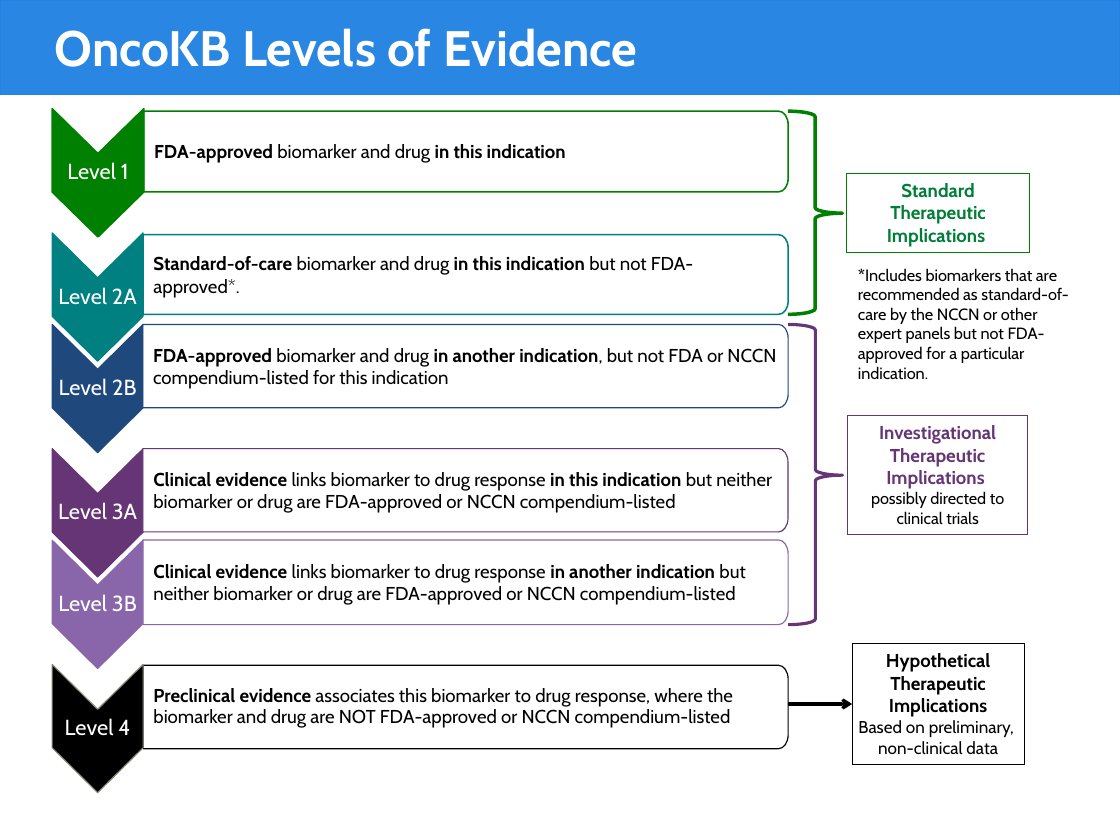
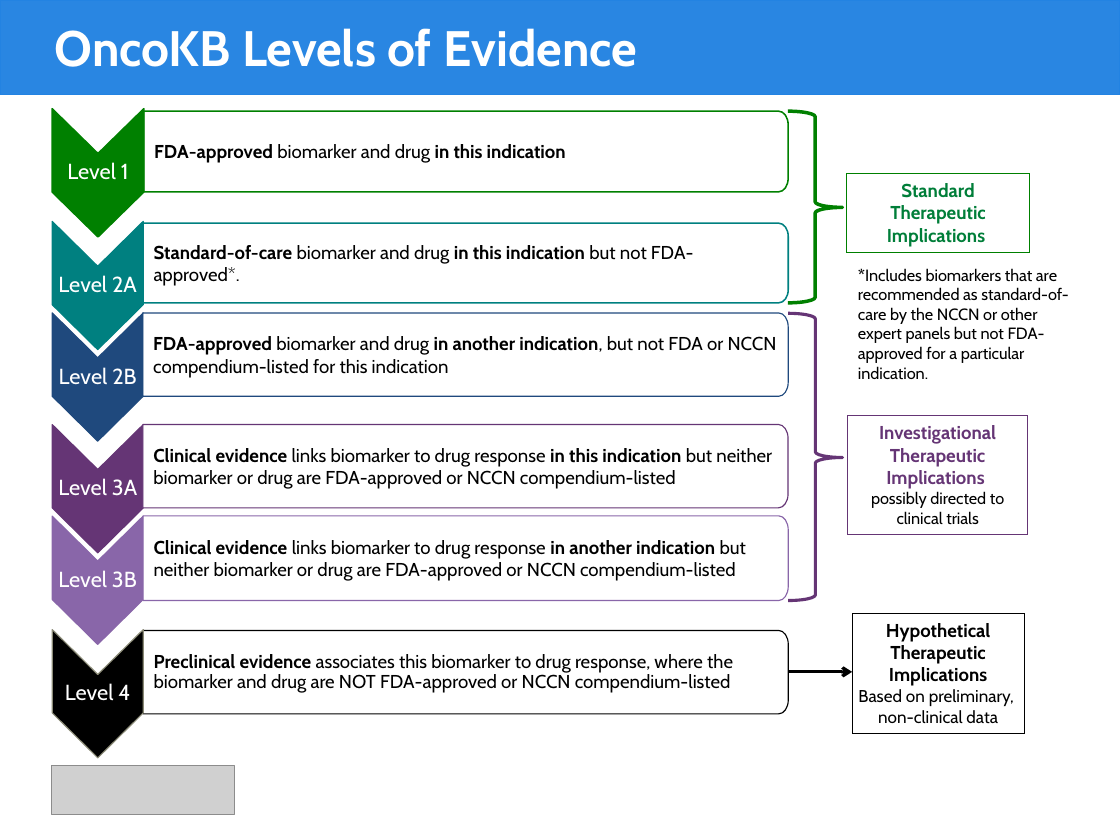
Before and after one commit to oncokb/oncokb-public, a slide deck: slide 1 of app/resources/files/levels.pptx. Drawn at 1120x840 pixels with LibreOffice and Linux fonts; fonts in the diff are those of the drawing; grey boxes stand for pictures; background and template pictures are left out. Boxes give left, top, right and bottom in pixels: in the first picture for what was removed or moved away, otherwise in the second. Text is boxed around its words. In the diff, an @@ line names an element or a change of style, - is before the commit and + after.

```diff
--- a/app/resources/files/levels.pptx
+++ b/app/resources/files/levels.pptx
@@ right brace: place and size @@
-right brace at bbox=[788, 111, 843, 314]
+right brace at bbox=[788, 111, 843, 302]
@@ freeform shape "Level 2A": place and size @@
-freeform shape "Level 2A" at bbox=[53, 233, 143, 362]
+freeform shape "Level 2A" at bbox=[53, 222, 143, 351]
@@ freeform shape "Standard-of-care biomarker and drug in ...": place and size @@
-freeform shape "Standard-of-care biomarker and drug in ..." at bbox=[143, 235, 788, 315]
+freeform shape "Standard-of-care biomarker and drug in ..." at bbox=[143, 223, 788, 302]
@@ freeform shape "Level 2B": place and size @@
-freeform shape "Level 2B" at bbox=[53, 325, 143, 454]
+freeform shape "Level 2B" at bbox=[53, 312, 143, 441]
@@ freeform shape "FDA-approved biomarker and drug in ...": place and size @@
-freeform shape "FDA-approved biomarker and drug in ..." at bbox=[142, 325, 787, 408]
+freeform shape "FDA-approved biomarker and drug in ..." at bbox=[142, 312, 787, 395]
@@ right brace: place and size @@
-right brace at bbox=[788, 325, 843, 625]
+right brace at bbox=[788, 314, 843, 600]
@@ 4 freeform shapes: place and size @@
-4 freeform shapes at bbox=[53, 449, 788, 669]
+4 freeform shapes at bbox=[53, 424, 788, 645]
@@ freeform shape "Level 4": place and size @@
-freeform shape "Level 4" at bbox=[53, 664, 143, 793]
+freeform shape "Level 4" at bbox=[53, 629, 143, 758]
@@ rectangle "Hypothetical Therapeutic Implications": place and size @@
-rectangle "Hypothetical Therapeutic Implications" at bbox=[852, 644, 1025, 765]
+rectangle "Hypothetical Therapeutic Implications" at bbox=[852, 613, 1025, 734]
@@ freeform shape "Preclinical evidence associates this biomarker ...": place and size @@
-freeform shape "Preclinical evidence associates this biomarker ..." at bbox=[143, 665, 788, 748]
+freeform shape "Preclinical evidence associates this biomarker ..." at bbox=[143, 631, 788, 713]
@@ arrow moved from (788, 704) - (852, 704) to (788, 672) - (852, 672) @@
@@ picture added at bbox=[52, 765, 234, 814] @@
```
Also in this commit, not shown: 4 other files.
